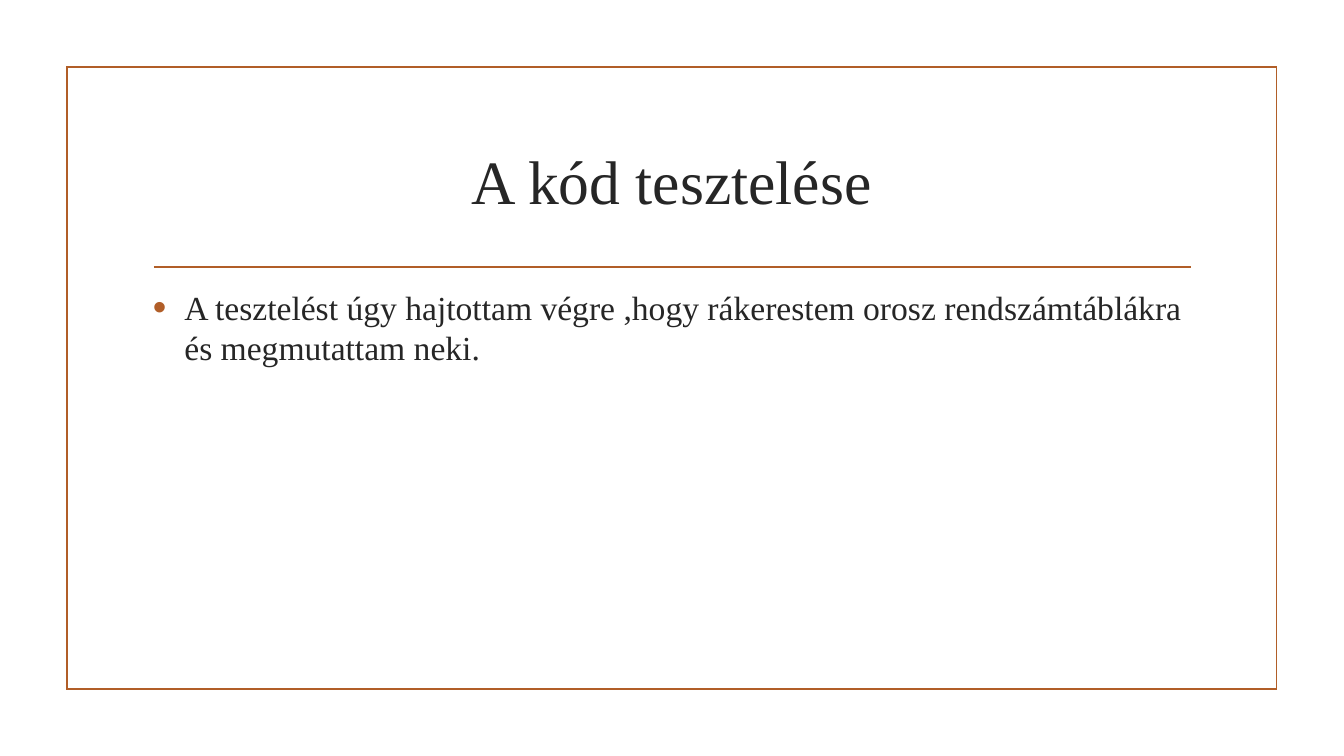
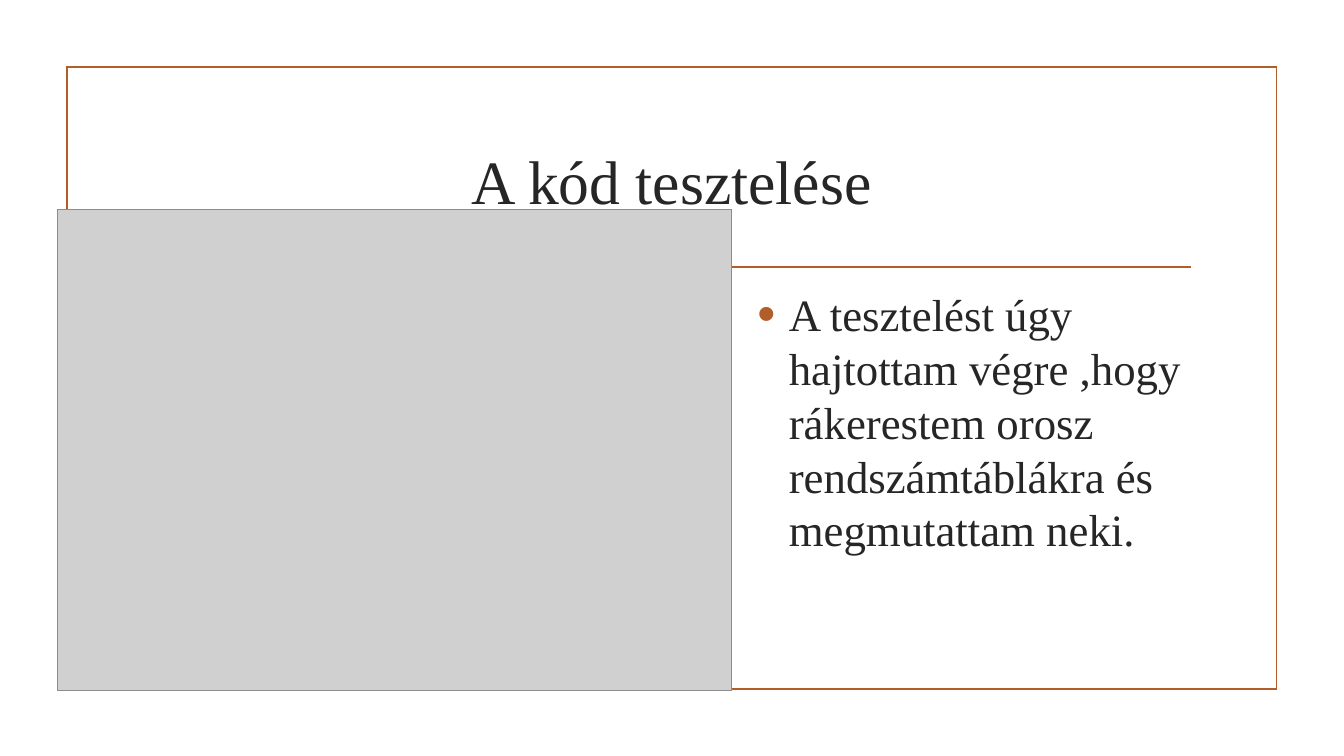
Before and after one commit to MolnarMark-HUN/Project, a slide deck: slide 9 of Projekt prezi.pptx. Drawn at 1344x756 pixels with LibreOffice and Linux fonts; fonts in the diff are those of the drawing; grey boxes stand for pictures; background and template pictures are left out. Boxes give left, top, right and bottom in pixels: in the first picture for what was removed or moved away, otherwise in the second. Text is boxed around its words. In the diff, an @@ line names an element or a change of style, - is before the commit and + after.

```diff
--- a/Projekt prezi.pptx
+++ b/Projekt prezi.pptx
@@ picture added at bbox=[57, 210, 732, 691] @@
@@ text "A tesztelést úgy hajtottam végre ...": place and size @@
-text "A tesztelést úgy hajtottam végre ..." at bbox=[184, 296, 1181, 367]
+text "A tesztelést úgy hajtottam végre ..." at bbox=[789, 300, 1181, 556]
@@ text "A tesztelést úgy hajtottam végre ..." at bbox=[789, 300, 1181, 556]: size 24 to 32 pt; more space between paragraphs @@
```
Also in this commit, not shown: 2 other slides changed.
